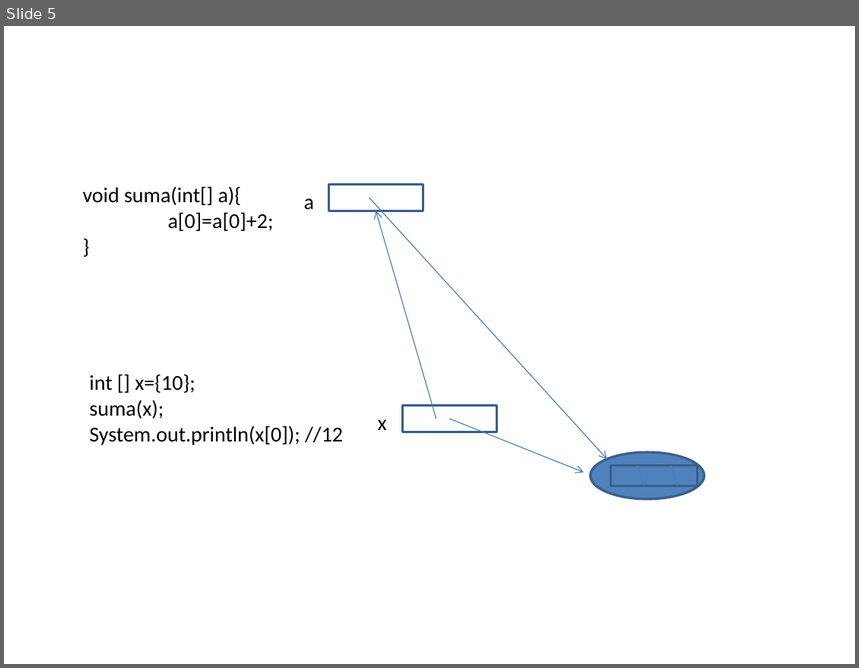
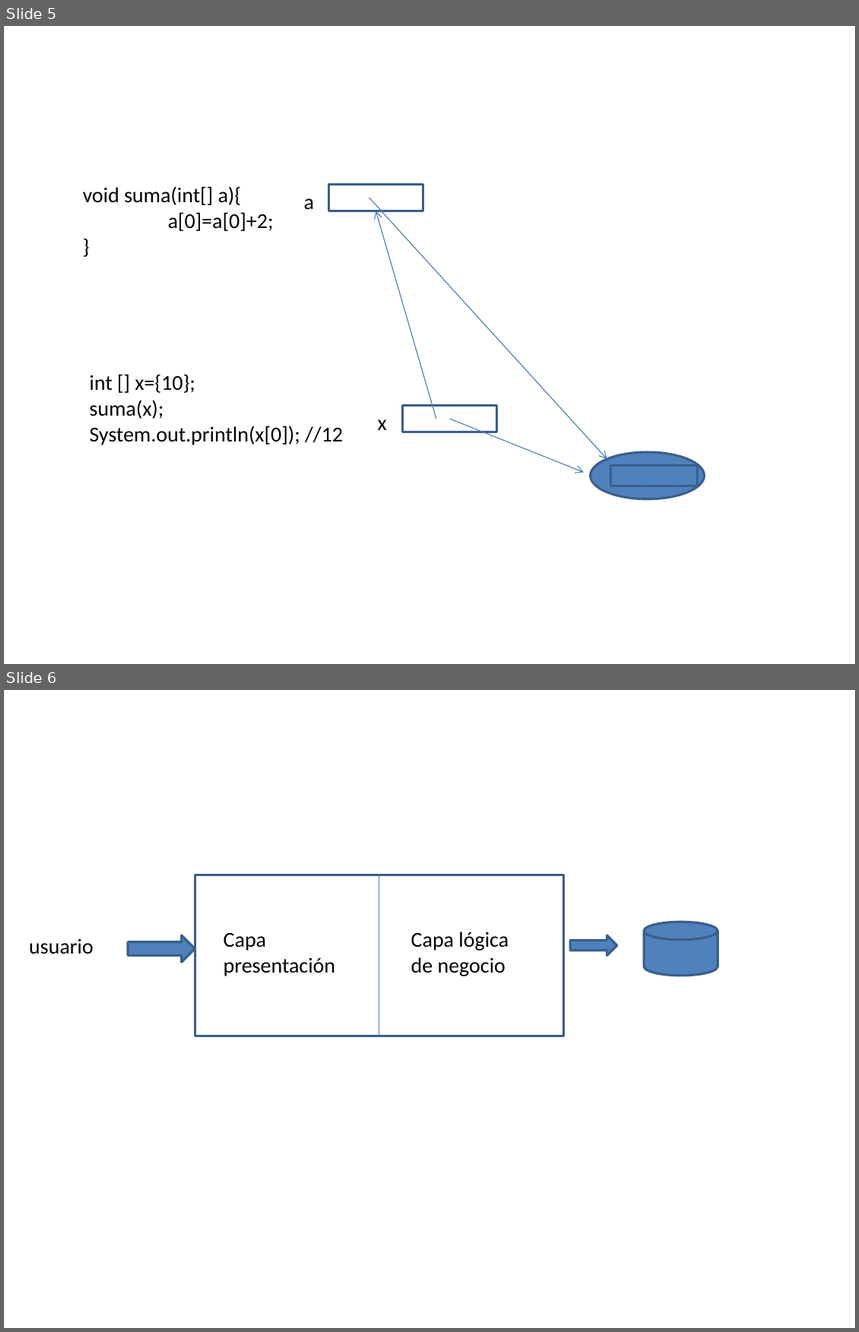
Before and after one commit to amartinsierra/prog_java_jun26, a slide deck: pizarra.pptx. Shown one above the other, each under a label of ours: slide 5 before the commit, slides 5 and 6 after it. The pictures are 859x668 and 859x1332 pixels, drawn with LibreOffice and Linux fonts; fonts in the diff are those of the drawing. Boxes give left, top, right and bottom in pixels: in the first picture for what was removed or moved away, otherwise in the second. Text is boxed around its words. In the diff, an @@ line names an element or a change of style, - is before the commit and + after.

```diff
--- a/pizarra.pptx
+++ b/pizarra.pptx
@@ slide 6 added at [4,690,855,1328], background #FFFFFF @@
@@ rectangle added at [195,875,563,1037], outline #3A5F8C 2 pt @@
@@ line added from (379, 875) to (379, 1036), #4B7EBC 0.75 pt @@
@@ text added at [29,939,94,954], 18 pt, text #000000 @@
+usuario
@@ right arrow added at [129,935,196,961], fill #4F81BD, outline #3A5F8C 2 pt @@
@@ text added at [224,933,335,977], 18 pt, text #000000 @@
+Capa presentación
@@ text added at [411,932,509,977], 18 pt, text #000000 @@
+Capa lógica de negocio
@@ right arrow added at [570,935,617,955], fill #4F81BD, outline #3A5F8C 2 pt @@
@@ cylinder added at [644,923,718,976], fill #4F81BD, outline #3A5F8C 2 pt @@
```
Also in this commit, not shown: 8 other files.
